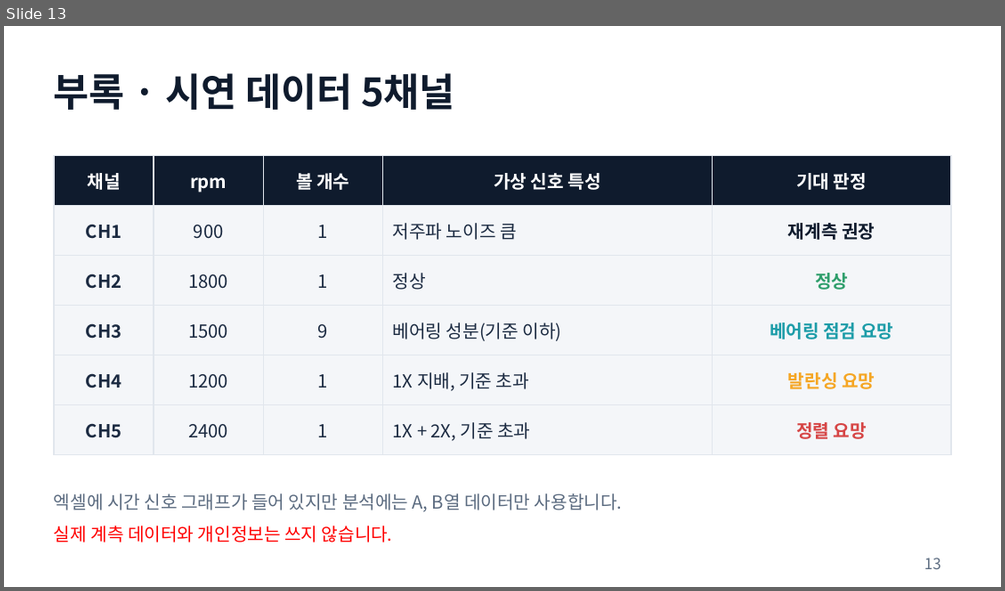
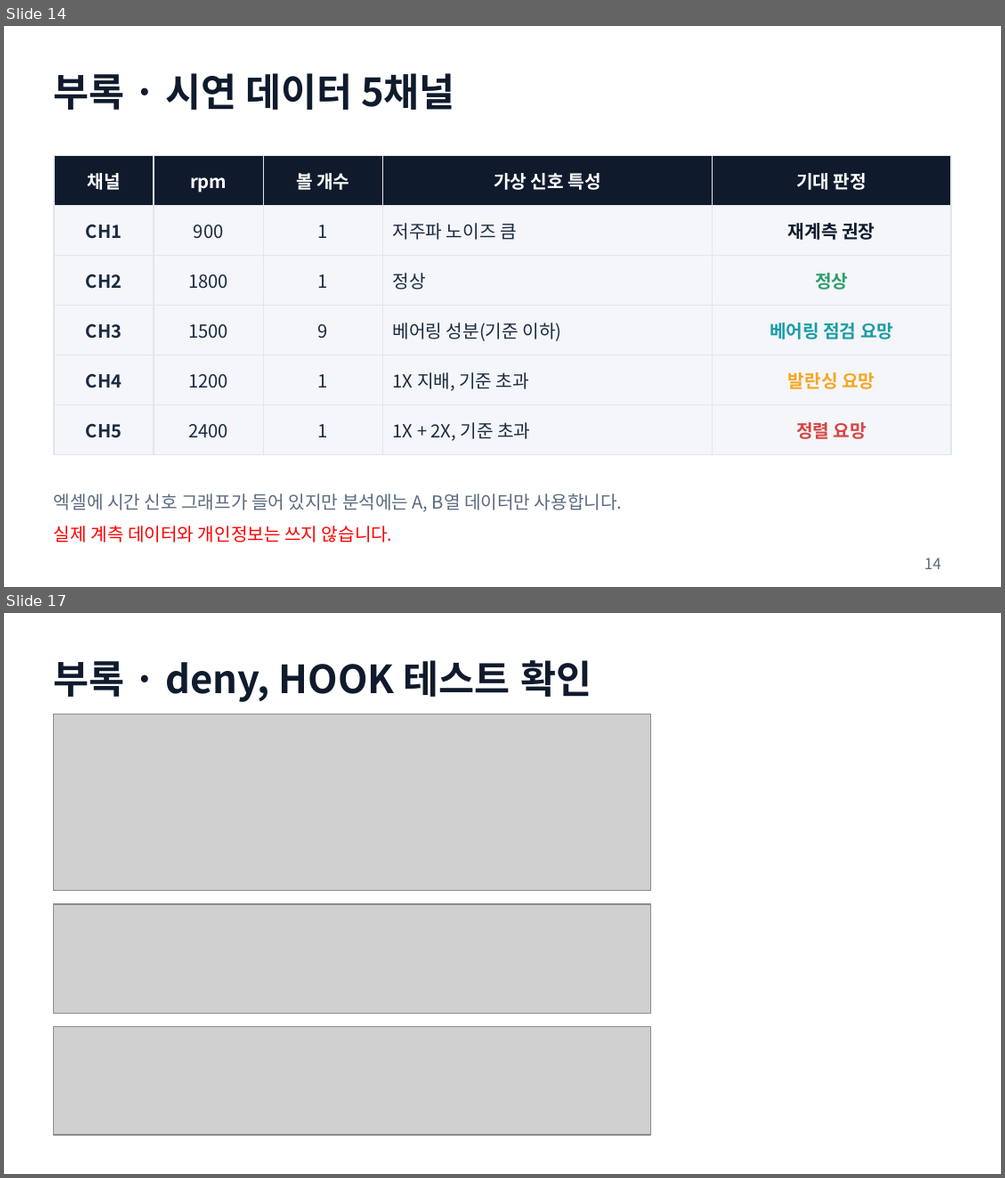
Before and after one commit to njpark22-eng/test, a slide deck: vibe-agent-demo-1.pptx. Shown one above the other, each under a label of ours: slide 13 before the commit, slides 14 and 17 after it; the slides between them are not shown. The pictures are 1005x591 and 1005x1178 pixels, drawn with LibreOffice and Linux fonts; fonts in the diff are those of the drawing; grey boxes stand for pictures. Boxes give left, top, right and bottom in pixels: in the first picture for what was removed or moved away, otherwise in the second. Text is boxed around its words. In the diff, an @@ line names an element or a change of style, - is before the commit and + after.

```diff
--- a/vibe-agent-demo-1.pptx
+++ b/vibe-agent-demo-1.pptx
@@ slide 17 added at (4,613,1001,1174), background #FFFFFF @@
@@ text added at (54,660,592,702), 28 pt, text #0F1B2D, bold @@
+부록 · deny, HOOK 테스트 확인
@@ picture added at (54,714,651,891) @@
@@ picture added at (54,904,651,1013) @@
@@ picture added at (54,1027,651,1135) @@
@@ what was slide 13 is now slide 14 @@
@@ page number at (924,557,941,569): text changed @@
-13
+14
```
Also in this commit, not shown: 3 slides changed, 2 other slides added, 3 other files.
